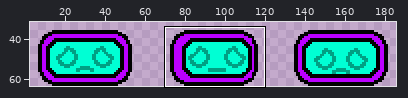
A sprite sheet gets an edit: assets/robothead.png. The picture above shows the old version from afar; the outline marks the close-up.
Close-up. Before:
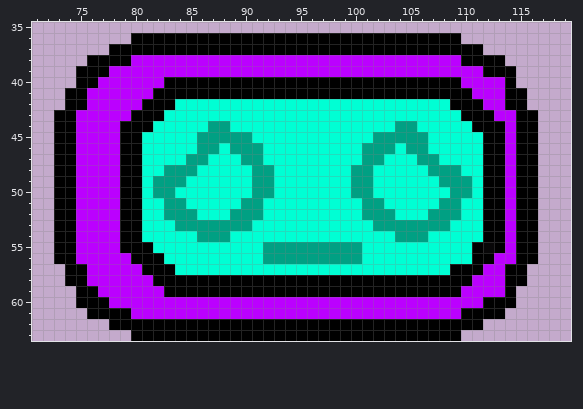
The file is 192x64 pixels. Shown: x 71..119, y 35..63. The wide view leaves out empty margins.
Now the later version:
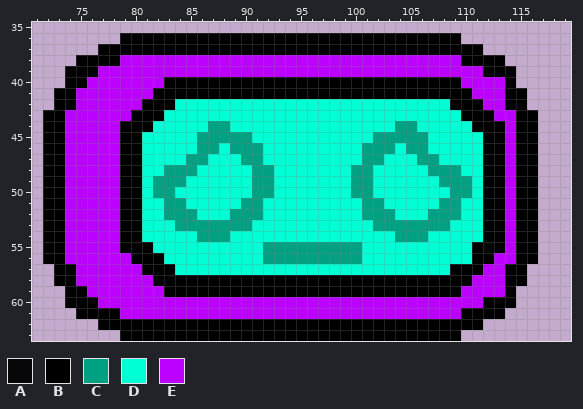
Palette (. is transparent): A #000000f5  B #000000  C #00a083  D #00ffd4  E #bb00ff
From old to new:
{"y":36,"x":79,"old":".","new":"B"}
{"y":37,"x":77,"old":".","new":"B"}
{"y":38,"x":75,"old":".","new":"B"}
{"y":38,"x":79,"old":"B","new":"E"}
{"y":39,"x":74,"old":".","new":"B"}
{"y":39,"x":77,"old":"B","new":"E"}
{"y":40,"x":74,"old":".","new":"B"}
{"y":40,"x":76,"old":"B","new":"E"}
{"y":41,"x":73,"old":".","new":"B"}
{"y":41,"x":75,"old":"B","new":"E"}
{"y":42,"x":73,"old":".","new":"B"}
{"y":42,"x":75,"old":"B","new":"E"}
{"y":43,"x":72,"old":".","new":"B"}
{"y":43,"x":74,"old":"B","new":"E"}
{"y":44,"x":72,"old":".","new":"B"}
{"y":44,"x":74,"old":"B","new":"E"}
{"y":45,"x":72,"old":".","new":"B"}
{"y":45,"x":74,"old":"B","new":"E"}
{"y":46,"x":72,"old":".","new":"B"}
{"y":46,"x":74,"old":"B","new":"E"}
{"y":47,"x":72,"old":".","new":"B"}
{"y":47,"x":74,"old":"B","new":"E"}
{"y":48,"x":72,"old":".","new":"B"}
{"y":48,"x":74,"old":"B","new":"E"}
{"y":49,"x":72,"old":".","new":"B"}
{"y":49,"x":74,"old":"B","new":"E"}
{"y":50,"x":72,"old":".","new":"B"}
{"y":50,"x":74,"old":"B","new":"E"}
{"y":51,"x":72,"old":".","new":"B"}
{"y":51,"x":74,"old":"B","new":"E"}
{"y":52,"x":72,"old":".","new":"B"}
{"y":52,"x":74,"old":"B","new":"E"}
{"y":53,"x":72,"old":".","new":"B"}
{"y":53,"x":74,"old":"B","new":"E"}
{"y":54,"x":72,"old":".","new":"B"}
{"y":54,"x":74,"old":"B","new":"E"}
{"y":55,"x":72,"old":".","new":"B"}
{"y":55,"x":74,"old":"B","new":"E"}
{"y":56,"x":72,"old":".","new":"B"}
{"y":56,"x":74,"old":"B","new":"E"}
{"y":57,"x":73,"old":".","new":"B"}
{"y":57,"x":75,"old":"B","new":"E"}
{"y":58,"x":73,"old":".","new":"B"}
{"y":58,"x":75,"old":"B","new":"E"}
{"y":59,"x":74,"old":".","new":"B"}
{"y":59,"x":76,"old":"B","new":"E"}
{"y":60,"x":74,"old":".","new":"B"}
{"y":60,"x":77,"old":"B","new":"E"}
{"y":61,"x":75,"old":".","new":"B"}
{"y":61,"x":79,"old":"B","new":"E"}
{"y":62,"x":77,"old":".","new":"B"}
{"y":63,"x":79,"old":".","new":"B"}
